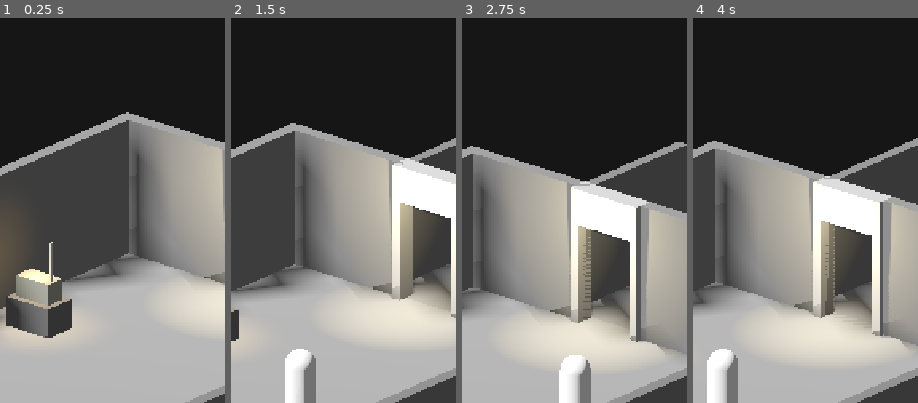
Above: before the commit, frames 1-4 (left to right).
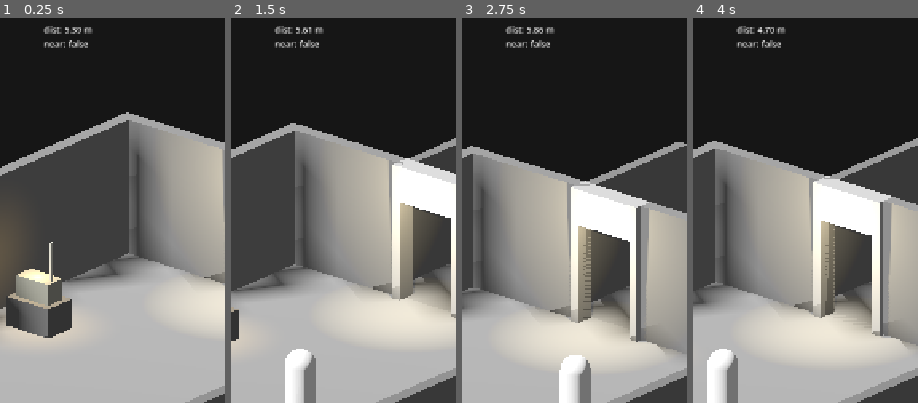
Above: after the commit, the same moments.

Repository: Surgaj/Protocol-Zero
Game: Godot game, scene res://scenes/vertical_slice/scene_01_greybox.tscn
The game is run twice, just before and just after one commit, with the same random seed, the same clock (stepped at 60 frames per second) and the same inputs.
Inputs (mouse positions are % of the whole screen's width and height, from its top left):
- Up to frame 1 (0.25 s): no input
- Up to frame 2 (1.5 s): tap Enter at 0.5 s; move the mouse to (72, 46) at 0.52 s; hold D (move_right) 0.53-1.25 s; click (72, 46) at 0.67 s; drag from (30, 56) to (45, 72) at 1.27 s
- Up to frame 3 (2.75 s): move the mouse to (60, 28) at 2.02 s; hold D (move_right) from 2.03 s (still down)
- Up to frame 4 (4 s): release D (move_right) at 2.75 s; drag from (45, 72) to (20, 35) at 2.77 s; move the mouse to (80, 66) at 3.52 s; hold A (move_left) from 3.53 s (still down)
The pictures show only the part of the screen within x 50-100%, y 10-60%; the shares and areas given below are measured in that part.

The runs differ from the first frame. In frame 1, 0.6% of the frame differs, in the area x 19-42%, y 2-8%; in frame 2, 0.6%; in frame 3, 0.6%; in frame 4, 0.5%.
Error before the commit: Parse Error: Cannot infer the type of "in_lock_zone" variable because the value doesn't have a set type. (res://scripts/vertical_slice/radio.gd:188)

Commit message:
Fix strict GDScript typing in radio interaction

Diff:
--- a/godot/scripts/vertical_slice/radio.gd
+++ b/godot/scripts/vertical_slice/radio.gd
@@ -32,7 +32,7 @@
 var _carrier_gain: float = 0.0
 var _carrier_phase: float = 0.0
 var _secondary_phase: float = 0.0
-var _rng := RandomNumberGenerator.new()
+var _rng: RandomNumberGenerator = RandomNumberGenerator.new()
 
 # Diagnóstico temporário do Milestone 0.2.
 var _interact_button: Button
@@ -41,17 +41,17 @@
 
 func _ready() -> void:
 	_rng.randomize()
-	var proximity := get_node_or_null("Proximity") as Area3D
+	var proximity_area: Area3D = get_node_or_null("Proximity") as Area3D
 	_audio = get_node_or_null("StaticAudio") as AudioStreamPlayer3D
 
 	# O Area3D continua existindo, mas não é mais a única fonte de verdade.
-	if proximity != null:
-		proximity.monitoring = true
-		proximity.monitorable = true
-		proximity.collision_layer = 1
-		proximity.collision_mask = 1
-		proximity.body_entered.connect(_on_body_entered)
-		proximity.body_exited.connect(_on_body_exited)
+	if proximity_area != null:
+		proximity_area.monitoring = true
+		proximity_area.monitorable = true
+		proximity_area.collision_layer = 1
+		proximity_area.collision_mask = 1
+		proximity_area.body_entered.connect(_on_body_entered)
+		proximity_area.body_exited.connect(_on_body_exited)
 
 	if get_parent() != null:
 		_player = get_parent().get_node_or_null("Elias_GreyCapsule") as CharacterBody3D
@@ -78,7 +78,6 @@
 		_fill_audio_buffer()
 
 func begin_tuning() -> bool:
-	# Recalcula no instante do toque para não depender de um sinal físico anterior.
 	_refresh_player_proximity()
 	if locked or not player_near:
 		return false
@@ -99,7 +98,7 @@
 func set_frequency(value: float) -> void:
 	if locked:
 		return
-	current_frequency = clamp(value, min_frequency, max_frequency)
+	current_frequency = clampf(value, min_frequency, max_frequency)
 	_update_audio_character()
 
 func stop_tuning() -> void:
@@ -114,14 +113,12 @@
 	if get_parent() == null:
 		return
 
-	var ui := get_parent().get_node_or_null("GreyboxUI") as CanvasLayer
+	var ui: CanvasLayer = get_parent().get_node_or_null("GreyboxUI") as CanvasLayer
 	if ui == null:
 		return
 
 	_interact_button = ui.get_node_or_null("RadioInteract") as Button
 	if _interact_button != null:
-		# Para o diagnóstico, eliminamos qualquer dúvida de anchor em retrato.
-		# O viewport lógico é 720x1280 e o stretch escala isso para o device.
 		_interact_button.anchor_left = 0.0
 		_interact_button.anchor_top = 0.0
 		_interact_button.anchor_right = 0.0
@@ -141,13 +138,11 @@
 
 func _sync_debug_ui() -> void:
 	if _interact_button != null:
-		# Fonte de verdade temporária: o botão lê o estado atual a cada frame.
-		# Assim isolamos completamente a hipótese de um signal ter sido perdido.
 		_interact_button.visible = player_near and not tuning and not locked
 		_interact_button.disabled = not player_near
 
 	if _debug_label != null:
-		var distance_text := "--" if is_inf(_horizontal_distance) else "%.2f" % _horizontal_distance
+		var distance_text: String = "--" if is_inf(_horizontal_distance) else "%.2f" % _horizontal_distance
 		_debug_label.text = "dist: %s m\nnear: %s" % [distance_text, str(player_near)]
 
 func _refresh_player_proximity() -> void:
@@ -163,10 +158,8 @@
 			_horizontal_distance = INF
 			return
 
-	# Só usamos distância horizontal. Diferenças pequenas de Y não devem impedir
-	# o prompt de aparecer quando o jogador está claramente ao lado do aparelho.
-	var radio_pos := global_position
-	var player_pos := _player.global_position
+	var radio_pos: Vector3 = global_position
+	var player_pos: Vector3 = _player.global_position
 	_horizontal_distance = Vector2(
 		player_pos.x - radio_pos.x,
 		player_pos.z - radio_pos.z
@@ -184,17 +177,17 @@
 	proximity_changed.emit(player_near)
 
 func _update_lock(delta: float) -> void:
-	var distance := abs(current_frequency - target_frequency)
-	var in_lock_zone := distance <= tolerance
+	var distance: float = absf(current_frequency - target_frequency)
+	var in_lock_zone: bool = distance <= tolerance
 
 	if in_lock_zone:
 		lock_timer += delta
 	else:
-		lock_timer = max(0.0, lock_timer - delta * 2.0)
-
-	var proximity := _frequency_proximity()
-	var progress := clamp(lock_timer / lock_duration, 0.0, 1.0)
-	tuning_feedback.emit(current_frequency, proximity, in_lock_zone, progress)
+		lock_timer = maxf(0.0, lock_timer - delta * 2.0)
+
+	var frequency_proximity: float = _frequency_proximity()
+	var progress: float = clampf(lock_timer / lock_duration, 0.0, 1.0)
+	tuning_feedback.emit(current_frequency, frequency_proximity, in_lock_zone, progress)
 
 	if lock_timer >= lock_duration:
 		_complete_lock()
@@ -215,18 +208,17 @@
 	signal_locked.emit(current_frequency)
 
 func _frequency_proximity() -> float:
-	var distance := abs(current_frequency - target_frequency)
-	return 1.0 - clamp(distance / discovery_band, 0.0, 1.0)
+	var distance: float = absf(current_frequency - target_frequency)
+	return 1.0 - clampf(distance / discovery_band, 0.0, 1.0)
 
 func _update_audio_character() -> void:
-	var proximity := _frequency_proximity()
-
-	# Longe: ruído branco dominante. Perto: ruído cai e um carrier tonal surge.
-	_noise_gain = lerp(0.30, 0.055, proximity)
-	if proximity <= 0.18:
+	var frequency_proximity: float = _frequency_proximity()
+
+	_noise_gain = lerpf(0.30, 0.055, frequency_proximity)
+	if frequency_proximity <= 0.18:
 		_carrier_gain = 0.0
 	else:
-		_carrier_gain = ((proximity - 0.18) / 0.82) * 0.18
+		_carrier_gain = ((frequency_proximity - 0.18) / 0.82) * 0.18
 
 func _fill_audio_buffer() -> void:
 	if _audio == null or not _audio.playing:
@@ -236,17 +228,17 @@
 	if _playback == null or _generator == null:
 		return
 
-	var frames := _playback.get_frames_available()
-	var mix_rate := _generator.mix_rate
-	var proximity := _frequency_proximity()
-	var carrier_hz := 760.0 + current_frequency * 1.25
-	var secondary_gain := max(0.0, (proximity - 0.62) / 0.38) * 0.075
-
-	for _i in range(frames):
-		var noise := _rng.randf_range(-1.0, 1.0) * _noise_gain
-		var carrier := sin(_carrier_phase) * _carrier_gain
-		var secondary := sin(_secondary_phase) * secondary_gain
-		var sample := clamp(noise + carrier + secondary, -0.92, 0.92)
+	var frames: int = _playback.get_frames_available()
+	var mix_rate: float = _generator.mix_rate
+	var frequency_proximity: float = _frequency_proximity()
+	var carrier_hz: float = 760.0 + current_frequency * 1.25
+	var secondary_gain: float = maxf(0.0, (frequency_proximity - 0.62) / 0.38) * 0.075
+
+	for _i: int in range(frames):
+		var noise: float = _rng.randf_range(-1.0, 1.0) * _noise_gain
+		var carrier: float = sin(_carrier_phase) * _carrier_gain
+		var secondary: float = sin(_secondary_phase) * secondary_gain
+		var sample: float = clampf(noise + carrier + secondary, -0.92, 0.92)
 		_playback.push_frame(Vector2(sample, sample))
 
 		_carrier_phase = fmod(_carrier_phase + TAU * carrier_hz / mix_rate, TAU)
@@ -261,5 +253,4 @@
 func _on_body_exited(body: Node3D) -> void:
 	if body.name != "Elias_GreyCapsule":
 		return
-	# Não força false aqui: o cálculo horizontal decide e evita flicker na borda.
 	_refresh_player_proximity()
